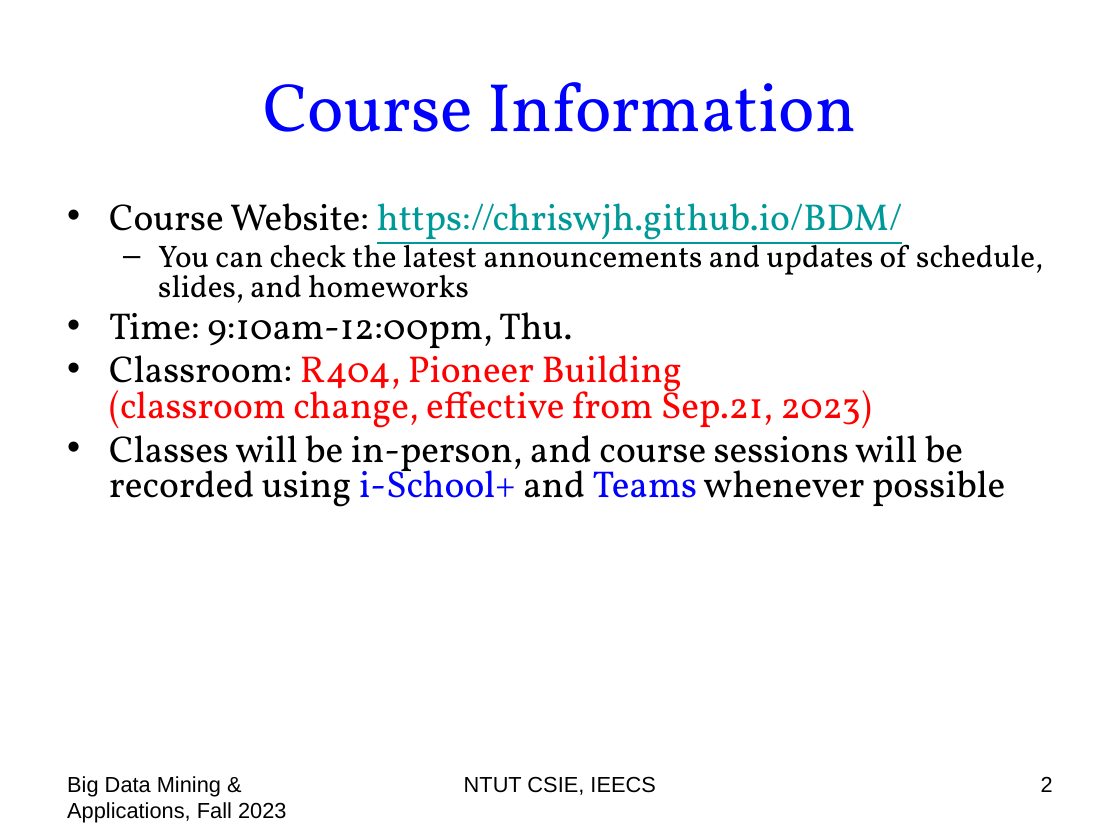
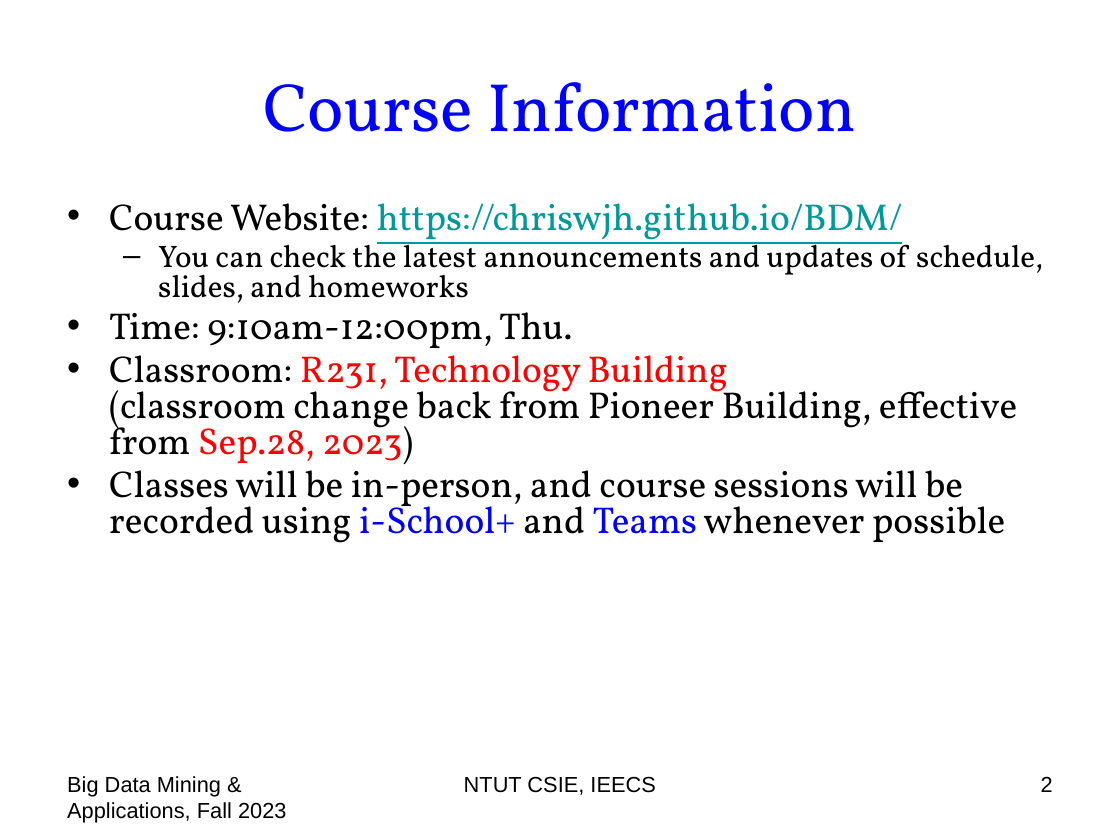
Before and after one commit to chriswjh/chriswjh.github.io, a slide deck: slide 2 of BDM/00-overview.pptx. Drawn at 1120x840 pixels with LibreOffice and Linux fonts; fonts in the diff are those of the drawing. Boxes give left, top, right and bottom in pixels: in the first picture for what was removed or moved away, otherwise in the second. Text is boxed around its words. In the diff, an @@ line names an element or a change of style, - is before the commit and + after.

```diff
--- a/BDM/00-overview.pptx
+++ b/BDM/00-overview.pptx
@@ text at <box>109,347,1017,471</box>: text changed; text colour #FF0000 to #000000 @@
-• Classroom: R404, Pioneer Building
-  (classroom change, effective from Sep.21, 2023)
+• Classroom: R231, Technology Building
+  (classroom change back from Pioneer Building, effective from Sep.28, 2023)
```
Also in this commit, not shown: 1 other slide changed, 2 other files.
